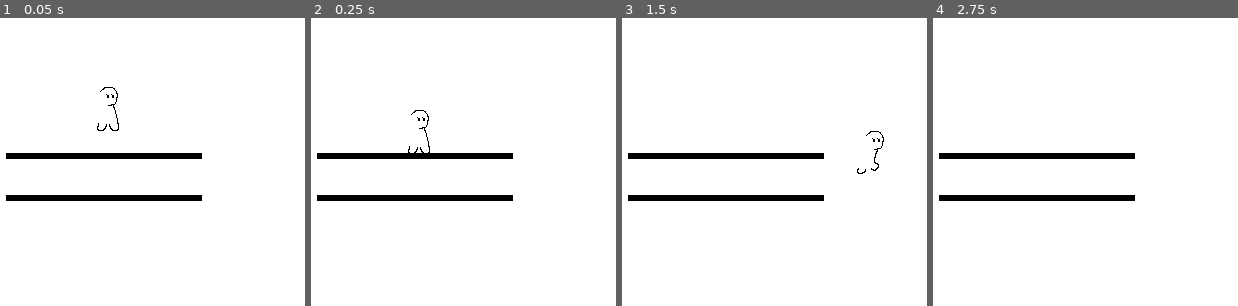
Above: before the commit, frames 1-4 (left to right).
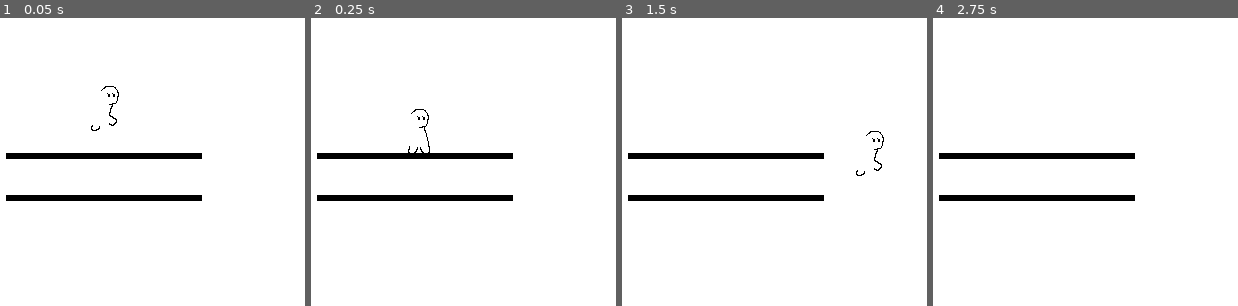
Above: after the commit, the same moments.

Repository: gracedes/card-platformer
Game: Godot game, scene res://scenes/test.tscn
Same seed, same stepped clock (60 frames per second), same inputs: the game is played once before the commit and once after it.
Inputs:
- Up to frame 1 (0.05 s): no input
- Up to frame 2 (0.25 s): no input
- Up to frame 3 (1.5 s): tap Enter at 0.5 s; hold D (right) from 0.53 s (still down); tap Space (jump) at 0.6, 0.77, 1.07, 1.35 s
- Up to frame 4 (2.75 s): tap Space (jump) at 1.52, 1.82, 2.1 s; release D (right) at 2.03 s; hold A (left) from 2.03 s (still down)

The runs differ from the first frame. In frame 1, 0.2% of the frame differs, in the area x 29-40%, y 23-40%; in frame 2, less than 0.1%; in frame 3, less than 0.1%; in frame 4, nothing differs.

Commit message:
added jump animation

Diff:
--- a/assets/scripts/player/playerMovement.gd
+++ b/assets/scripts/player/playerMovement.gd
@@ -29,7 +29,13 @@
 	move_and_slide()
 
 func _process(_delta):
-	if Input.is_action_pressed("right") and not Input.is_action_pressed("left"):
+	if not is_on_floor():
+		if Input.is_action_pressed("left") and not Input.is_action_pressed("right"):
+			_animated_sprite.flip_h = true
+		elif Input.is_action_pressed("right"):
+			_animated_sprite.flip_h = false
+		_animated_sprite.play("jump")
+	elif Input.is_action_pressed("right") and not Input.is_action_pressed("left"):
 		_animated_sprite.flip_h = false
 		_animated_sprite.play("run")
 	elif Input.is_action_pressed("left") and not Input.is_action_pressed("right"):
--- a/scenes/test.tscn
+++ b/scenes/test.tscn
@@ -1,15 +1,24 @@
-[gd_scene load_steps=12 format=3 uid="uid://dkpvywtxiqlka"]
+[gd_scene load_steps=13 format=3 uid="uid://dkpvywtxiqlka"]
 
 [ext_resource type="Script" path="res://assets/scripts/player/playerMovement.gd" id="1_0hfq1"]
 [ext_resource type="Texture2D" uid="uid://b2q77i64e7k5s" path="res://assets/sprites/protag/protag-outline-neutral.png" id="1_fdi6q"]
 [ext_resource type="Texture2D" uid="uid://bkobcb7njjasw" path="res://assets/sprites/protag/run/protag-outline-run-1.png" id="2_ld4re"]
 [ext_resource type="Texture2D" uid="uid://beo872mt2js7a" path="res://assets/sprites/protag/protag-outline-neutral2.png" id="2_rtbk5"]
+[ext_resource type="Texture2D" uid="uid://ccyhwciapto6g" path="res://assets/sprites/protag/jump/protag-outline-jump-up.png" id="2_vfjtd"]
 [ext_resource type="Texture2D" uid="uid://c3tehk3fekxch" path="res://assets/sprites/protag/run/protag-outline-run-3.png" id="3_wssco"]
 [ext_resource type="Texture2D" uid="uid://c3qlsflhnmd7i" path="res://assets/sprites/protag/run/protag-outline-run-2.png" id="4_kf7h2"]
 [ext_resource type="Texture2D" uid="uid://dxfed15uyewlu" path="res://assets/sprites/placeholder-floor.png" id="6_tohtm"]
 
 [sub_resource type="SpriteFrames" id="SpriteFrames_2ye3r"]
 animations = [{
+"frames": [{
+"duration": 1.0,
+"texture": ExtResource("2_vfjtd")
+}],
+"loop": true,
+"name": &"jump",
+"speed": 0.0
+}, {
 "frames": [{
 "duration": 1.0,
 "texture": ExtResource("1_fdi6q")
@@ -66,8 +75,7 @@
 
 [node name="AnimatedSprite2D" type="AnimatedSprite2D" parent="CharacterBody2D"]
 sprite_frames = SubResource("SpriteFrames_2ye3r")
-animation = &"neutral"
-frame_progress = 0.988582
+animation = &"jump"
 script = SubResource("GDScript_qy8ea")
 
 [node name="CollisionShape2D" type="CollisionShape2D" parent="CharacterBody2D"]
